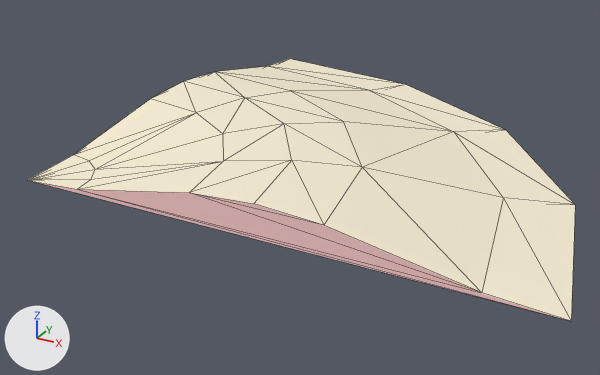
An edit to the glTF model atoms/Terrain_Sand_Incline_Curve_Both_8x8.glb, drawn before and after from the same camera.
Camera for both pictures: a camera (50 mm lens) standing at (562.0, -1159.0, 491.0) and looking at (-49.0, -49.0, -64.0). Arrows for +X, +Y and +Z are at lower left; the lights stay in place. The picture after the commit comes second. Mesh edges are drawn as thin lines. Where no turn or scale is listed for an object, it has been applied to the vertices. Vertices at exactly the same position are counted once.

The first picture shows 'Terrain_Sand_Incline_Curve_Both_8x8'.
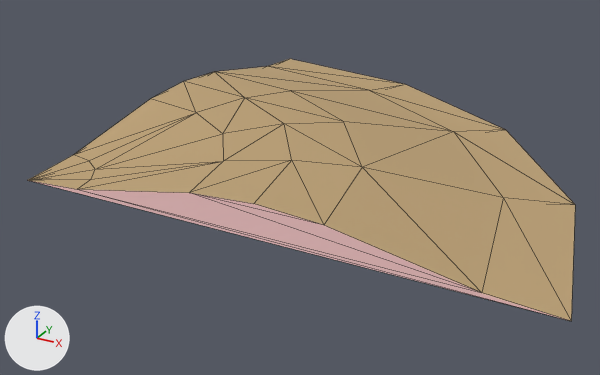
Where the change shows, as pixel boxes (x1, y1, x2, y2) in the pictures (600 x 375 px):
'Terrain_Sand_Incline_Curve_Both_8x8', surface changed (white to beige): (28, 59, 575, 321) in both

What changed in the scene script:
```text
Add img_colormap:
    img_colormap = load_image('colormap', '../textures/colormap.png', 512, 512, 'sRGB')
Change mat_dirt:
    remove mat_dirt.base_color = (0.918, 0.843, 0.651)  # pale yellow #f6edd3
    add mat_dirt.texture = img_colormap
Change me_object426:
    where me_object426.from_pydata(...)  # 31 vertices, 58 faces; spans x -350.0..450.0, y -350.0..450.0, z 0.0..50.0
    used by ob_terrain_sand_incline_curve_both_8x8; location = (0.0, 0.0, 0.0)
    me_object426 part 1: texture (UV) coordinates of 44 of 58 faces, centred in x -337.0..379.0, y -337.0..396.0, z 2.0..48.0, changed; they spanned u 0.0..1.0, v 0.0..1.0 and now span u 0.91..0.91, v 1.0..1.0
```
